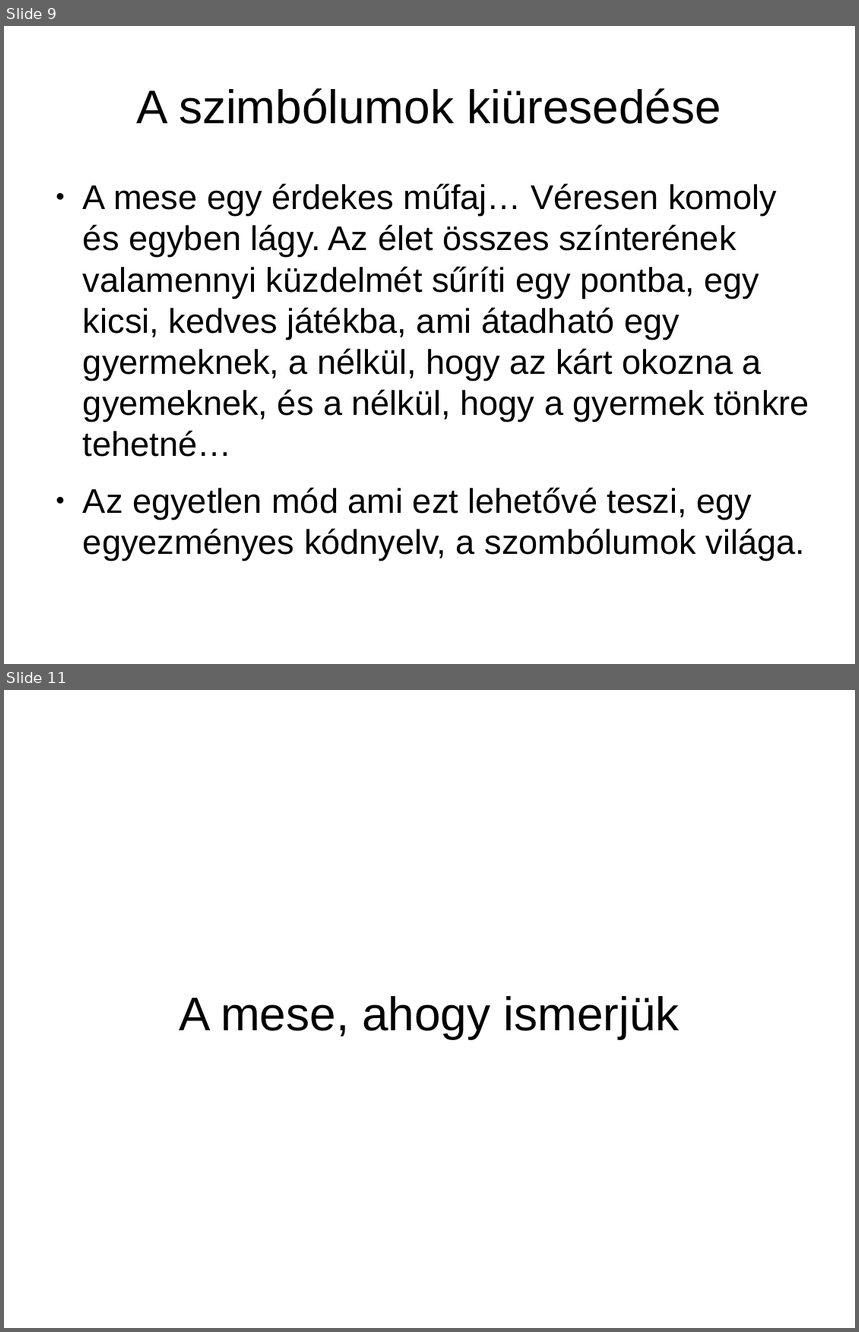
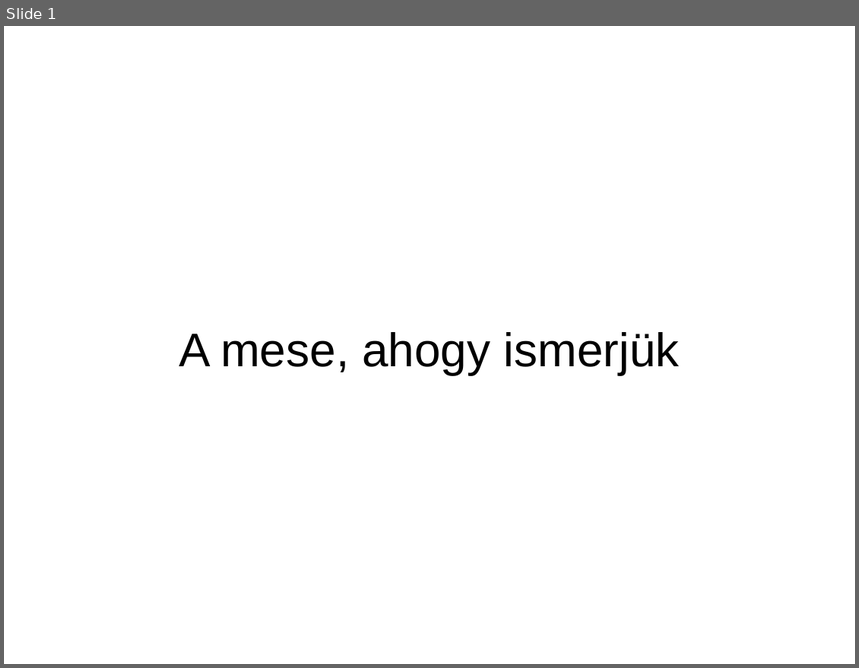
Before and after one commit to zyxneo/snow-white, a slide deck: static/mese.odp. Shown one above the other, each under a label of ours: slides 9 and 11 before the commit, slide 1 after it; the slides between them are not shown. The pictures are 859x1332 and 859x668 pixels, drawn with LibreOffice and Linux fonts; fonts in the diff are those of the drawing. Boxes give left, top, right and bottom in pixels: in the first picture for what was removed or moved away, otherwise in the second. Text is boxed around its words. In the diff, an @@ line names an element or a change of style, - is before the commit and + after.

```diff
--- a/static/mese.odp
+++ b/static/mese.odp
@@ slide 9 removed at bbox=[4, 26, 855, 664], background #FFFFFF @@
@@ title removed at bbox=[137, 88, 721, 124] @@
-A szimbólumok kiüresedése
@@ text removed at bbox=[83, 183, 809, 560] @@
-● A mese egy érdekes műfaj… Véresen komoly és egyben lágy. Az élet összes színterének valamennyi küzdelmét sűríti egy pontba, egy kicsi, kedves játékba, ami átadható egy gyermeknek, a nélkül, hogy az kárt okozna a gyemeknek, és a nélkül, hogy a gyermek tönkre tehetné…
-● Az egyetlen mód ami ezt lehetővé teszi, egy egyezményes kódnyelv, a szombólumok világa.
@@ what was slide 11 is now slide 1 @@
```
Also in this commit, not shown: 1 slide changed, 28 other slides removed, 1 other file.
